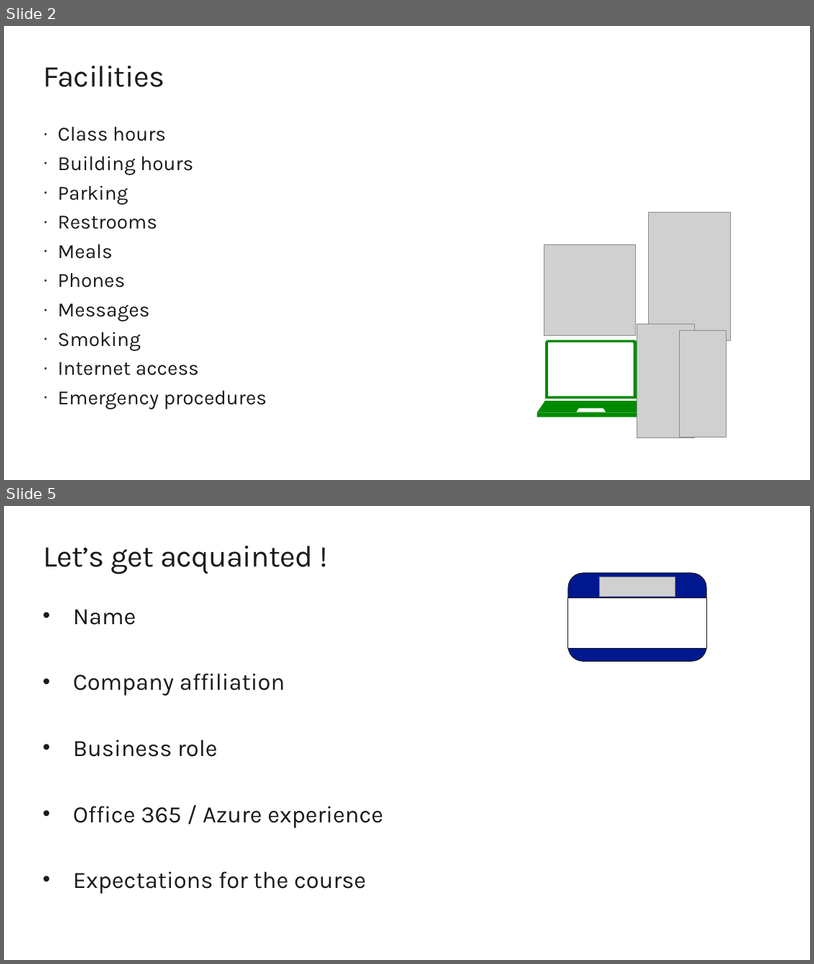
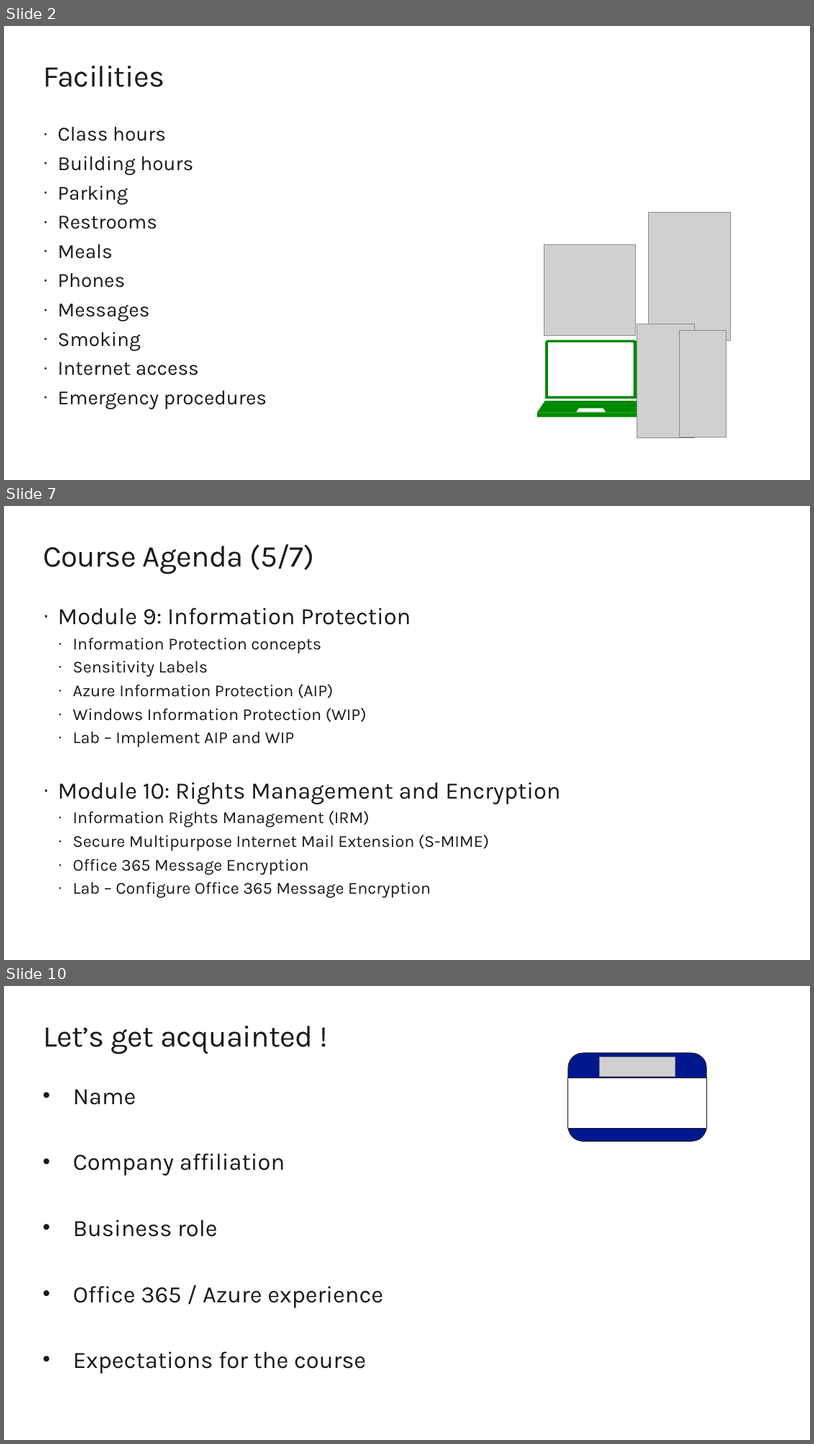
Before and after one commit to renaudwangler/ib, a slide deck: extra/MS-500AIntro.pptx. Shown one above the other, each under a label of ours: slides 2 and 5 before the commit, slides 2, 7 and 10 after it; the slides between them are not shown. The pictures are 814x964 and 814x1444 pixels, drawn with LibreOffice and Linux fonts; fonts in the diff are those of the drawing; grey boxes stand for pictures. Boxes give left, top, right and bottom in pixels: in the first picture for what was removed or moved away, otherwise in the second. Text is boxed around its words. In the diff, an @@ line names an element or a change of style, - is before the commit and + after.

```diff
--- a/extra/MS-500AIntro.pptx
+++ b/extra/MS-500AIntro.pptx
@@ slide 7 added at box(4, 506, 810, 960), background #FFFFFF @@
@@ title added at box(43, 544, 314, 574), 36 pt, text #1A1A1A @@
+Course Agenda (5/7)
@@ text added at box(58, 608, 561, 898), 20 pt, text #1A1A1A @@
+· Module 9: Information Protection
+  · Information Protection concepts
+  · Sensitivity Labels
+  · Azure Information Protection (AIP)
+  · Windows Information Protection (WIP)
+  · Lab – Implement AIP and WIP
+· Module 10: Rights Management and Encryption
+  · Information Rights Management (IRM)
+  · Secure Multipurpose Internet Mail Extension (S-MIME)
+  · Office 365 Message Encryption
+  · Lab – Configure Office 365 Message Encryption
@@ what was slide 5 is now slide 10 @@
```
Also in this commit, not shown: 6 other slides added, 2 slides removed.
